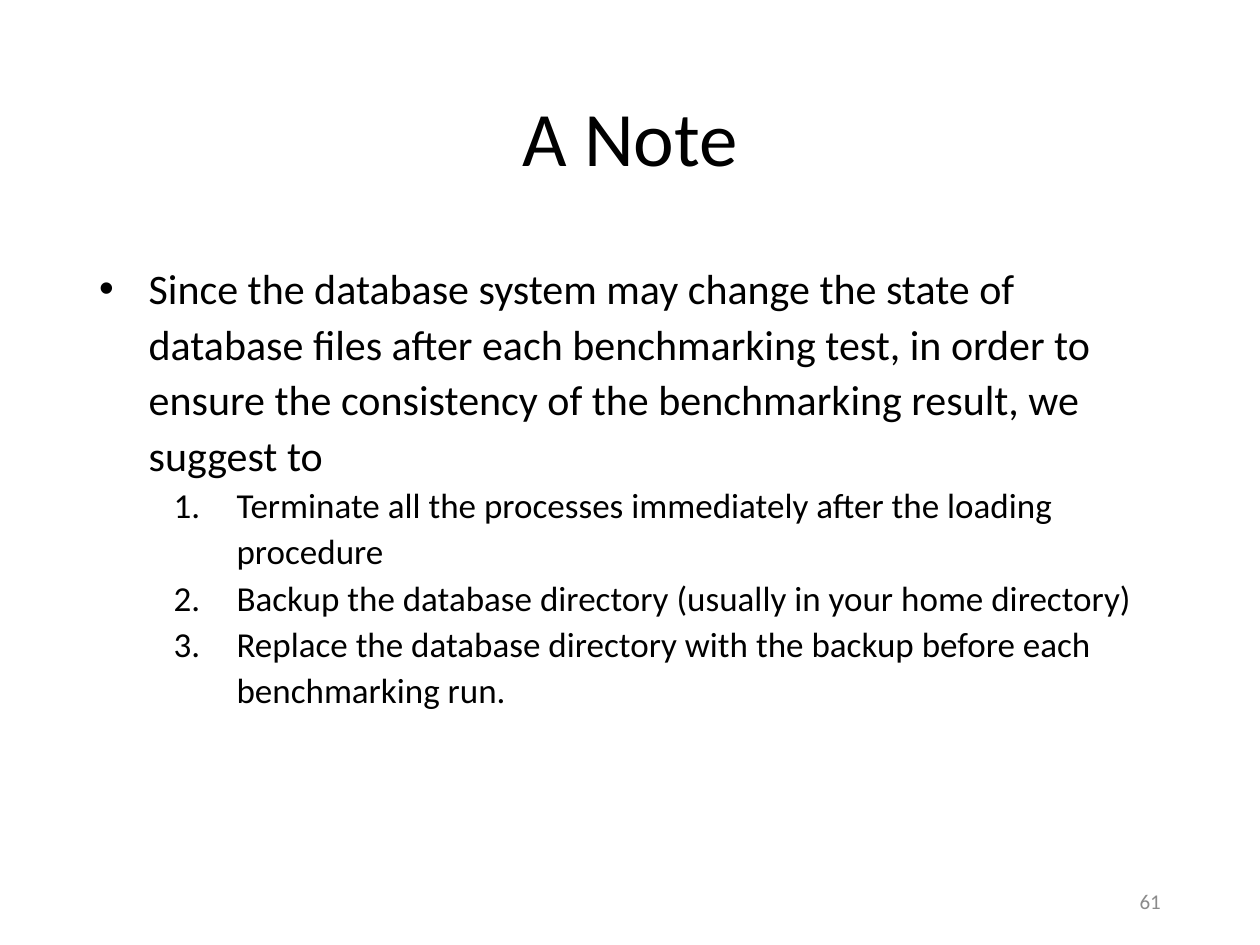
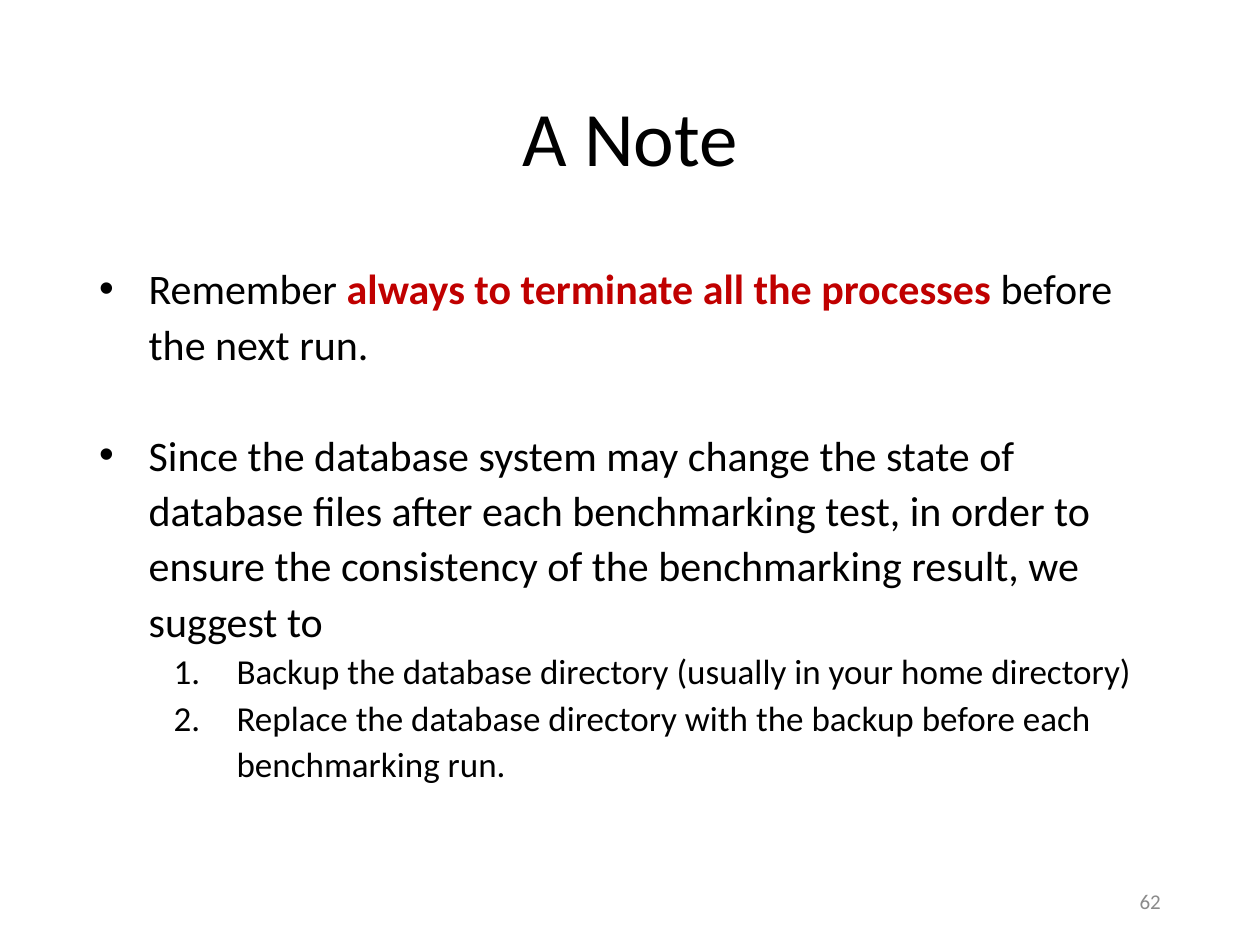
Before and after one commit to elasql/documentation, a slide deck: slide 62 of src/getting_started.pptx (slide 61 before the commit). Drawn at 1260x945 pixels with LibreOffice and Linux fonts; fonts in the diff are those of the drawing. Boxes give left, top, right and bottom in pixels: in the first picture for what was removed or moved away, otherwise in the second. Text is boxed around its words. In the diff, an @@ line names an element or a change of style, - is before the commit and + after.

```diff
--- a/src/getting_started.pptx
+++ b/src/getting_started.pptx
@@ text at <box>149,274,1113,361</box>: paragraph added @@
+• Remember always to terminate all the processes before the next run.
@@ text at <box>237,493,1052,570</box>: paragraph removed @@
-  1. Terminate all the processes immediately after the loading procedure
@@ page number at <box>1140,895,1161,909</box>: text changed @@
-61
+62
```
Also in this commit, not shown: 1 other slide changed, 1 slide added, 1 other file.
